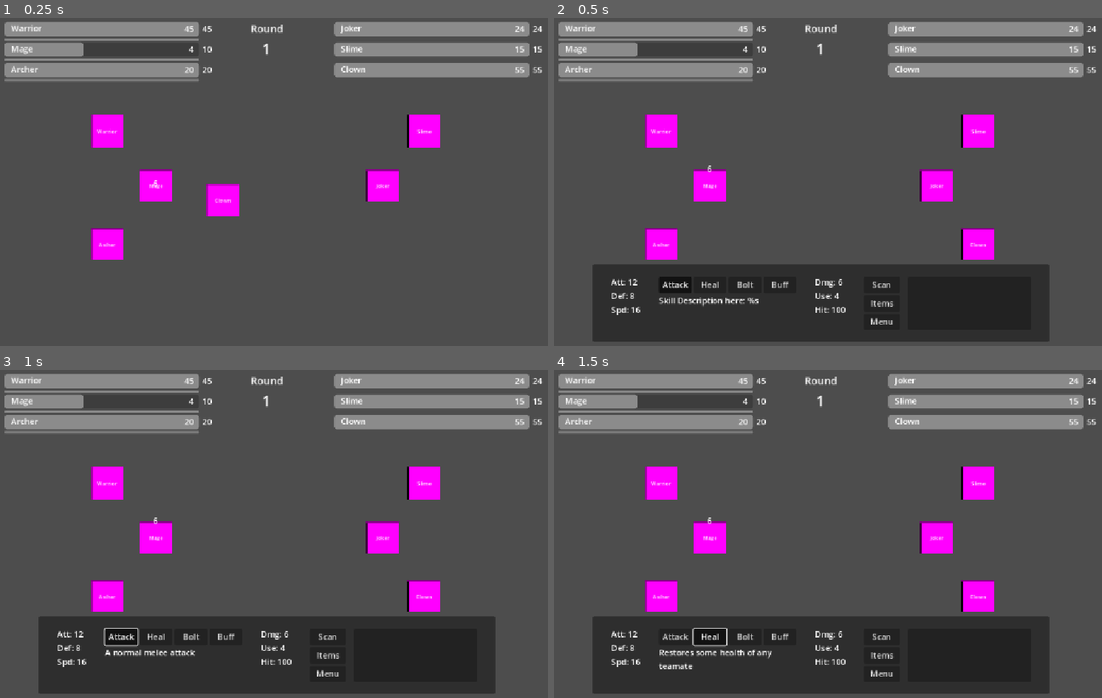
Above: before the commit, frames 1-4 (two rows, left to right).
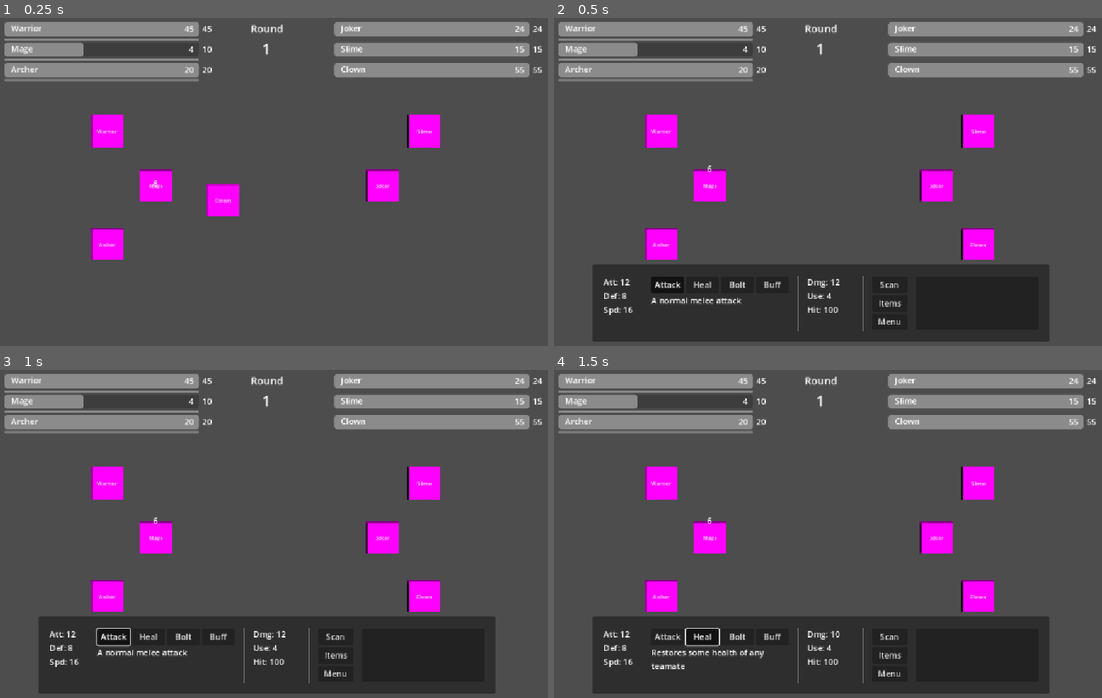
Above: after the commit, the same moments.

Repository: rockgem/imphie-rpg
Game: Godot game, scene res://scenes/World.tscn
Same seed, same stepped clock (60 frames per second), same inputs: the game is played once before the commit and once after it.
Inputs:
- Up to frame 1 (0.25 s): no input
- Up to frame 2 (0.5 s): no input
- Up to frame 3 (1 s): click "Attack" at 0.5 s
- Up to frame 4 (1.5 s): click "Heal" at 1.25 s

Frame 1 is identical in both runs. In frame 2, 1.3% of the frame differs, in the area x 9-64%, y 78-96%; in frame 3, 1.3%; in frame 4, 1.4%.

Commit message:
displaying proper skills/attacks data

Diff:
--- a/actors/entities/Entity.gd
+++ b/actors/entities/Entity.gd
@@ -59,6 +59,12 @@
 # this is only going to be used for ENEMY type entities,
 # it automatically attacks random player characters
 func choose_random_player_attack():
+
+	# check if the entity is already dead, if so, skip the action by calling entity_action_finished
+	if is_dead:
+		ManagerGame.entity_action_finished.emit()
+		return
+
 	var entities = get_tree().get_nodes_in_group("Entity")
 	var players: Array[Entity] = []
 
--- /dev/null
+++ b/actors/ui/SkillButton.tscn
@@ -0,0 +1,11 @@
+[gd_scene load_steps=2 format=3 uid="uid://dppha3v1euijy"]
+
+[sub_resource type="GDScript" id="GDScript_tu4gh"]
+script/source = "extends Button
+"
+
+[node name="SkillButton" type="Button"]
+offset_right = 8.0
+offset_bottom = 8.0
+text = "Skill Name"
+script = SubResource("GDScript_tu4gh")
--- a/reso/data/skills_data.json
+++ b/reso/data/skills_data.json
@@ -1,7 +1,7 @@
 {
 	"Attack": {
 		"desc": "A normal melee attack",
-		"attack": 2,
+		"attack": 4,
 		"mana_cost": 0,
 		"target": "enemy",
 		"target_type": "single",
@@ -9,7 +9,7 @@
 	},
 	"Heal": {
 		"desc": "Restores some health of any teamate",
-		"attack": 2,
+		"attack": 10,
 		"mana_cost": 10,
 		"target": "team",
 		"target_type": "single",
--- a/scenes/Ui.gd
+++ b/scenes/Ui.gd
@@ -1,6 +1,6 @@
 extends CanvasLayer
 
-var attack_queue = {}
+#var attack_queue = {}
 
 
 func _ready() -> void:
@@ -44,6 +44,8 @@
 	$BottomPanel/HBoxContainer/StatBox/EntityDefense/Label2.text = '%s' % int(entity.data['defense'])
 	$BottomPanel/HBoxContainer/StatBox/EntitySpeed/Label2.text = '%s' % int(entity.data['speed'])
 
+	on_attack_selected('Attack')
+
 	$BottomPanel.show()
 
 
@@ -55,4 +57,11 @@
 func on_attack_selected(attack_name: String):
 	var skill_data = ManagerGame.skills_data[attack_name]
 
-	$BottomPanel/HBoxContainer/AttackOptionsBox/SkillDescription.text =  skill_data['desc']
+	$BottomPanel/HBoxContainer/AttackOptionsBox/SkillDescription.text = skill_data['desc']
+
+	# attack is a melee attack ( based on the character's attack value itself )
+	if attack_name == 'Attack':
+		var current_entity_turn = ManagerGame.global_main_world_ref.turns_arrangement[0]
+		$BottomPanel/HBoxContainer/SkillStatBox/SkillAttack/Label2.text = '%s' % int(current_entity_turn.data['attack'])
+	else:
+		$BottomPanel/HBoxContainer/SkillStatBox/SkillAttack/Label2.text = '%s' % int(skill_data['attack'])
--- a/scenes/Ui.tscn
+++ b/scenes/Ui.tscn
@@ -171,38 +171,39 @@
 layout_mode = 2
 
 [node name="SkillStatBox" type="VBoxContainer" parent="BottomPanel/HBoxContainer"]
-layout_mode = 2
-
-[node name="HBoxContainer" type="HBoxContainer" parent="BottomPanel/HBoxContainer/SkillStatBox"]
-layout_mode = 2
-
-[node name="Label" type="Label" parent="BottomPanel/HBoxContainer/SkillStatBox/HBoxContainer"]
+custom_minimum_size = Vector2(90, 0)
+layout_mode = 2
+
+[node name="SkillAttack" type="HBoxContainer" parent="BottomPanel/HBoxContainer/SkillStatBox"]
+layout_mode = 2
+
+[node name="Label" type="Label" parent="BottomPanel/HBoxContainer/SkillStatBox/SkillAttack"]
 layout_mode = 2
 text = "Dmg:"
 
-[node name="Label2" type="Label" parent="BottomPanel/HBoxContainer/SkillStatBox/HBoxContainer"]
+[node name="Label2" type="Label" parent="BottomPanel/HBoxContainer/SkillStatBox/SkillAttack"]
 layout_mode = 2
 text = "6"
 
-[node name="HBoxContainer2" type="HBoxContainer" parent="BottomPanel/HBoxContainer/SkillStatBox"]
-layout_mode = 2
-
-[node name="Label" type="Label" parent="BottomPanel/HBoxContainer/SkillStatBox/HBoxContainer2"]
+[node name="SkillUses" type="HBoxContainer" parent="BottomPanel/HBoxContainer/SkillStatBox"]
+layout_mode = 2
+
+[node name="Label" type="Label" parent="BottomPanel/HBoxContainer/SkillStatBox/SkillUses"]
 layout_mode = 2
 text = "Use:"
 
-[node name="Label2" type="Label" parent="BottomPanel/HBoxContainer/SkillStatBox/HBoxContainer2"]
+[node name="Label2" type="Label" parent="BottomPanel/HBoxContainer/SkillStatBox/SkillUses"]
 layout_mode = 2
 text = "4"
 
-[node name="HBoxContainer3" type="HBoxContainer" parent="BottomPanel/HBoxContainer/SkillStatBox"]
-layout_mode = 2
-
-[node name="Label" type="Label" parent="BottomPanel/HBoxContainer/SkillStatBox/HBoxContainer3"]
+[node name="SkillHitChance" type="HBoxContainer" parent="BottomPanel/HBoxContainer/SkillStatBox"]
+layout_mode = 2
+
+[node name="Label" type="Label" parent="BottomPanel/HBoxContainer/SkillStatBox/SkillHitChance"]
 layout_mode = 2
 text = "Hit:"
 
-[node name="Label2" type="Label" parent="BottomPanel/HBoxContainer/SkillStatBox/HBoxContainer3"]
+[node name="Label2" type="Label" parent="BottomPanel/HBoxContainer/SkillStatBox/SkillHitChance"]
 layout_mode = 2
 text = "100"
 
